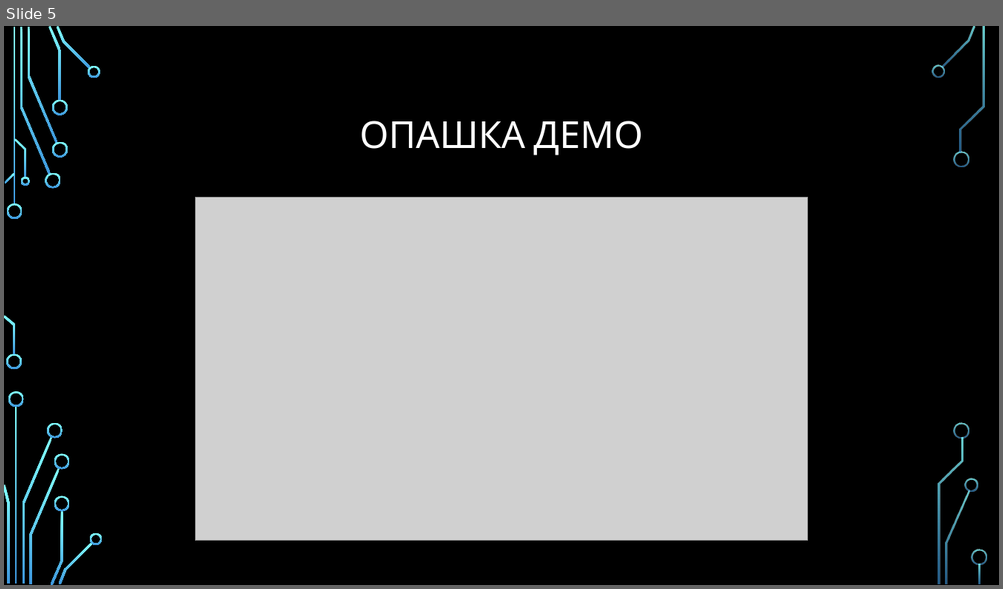
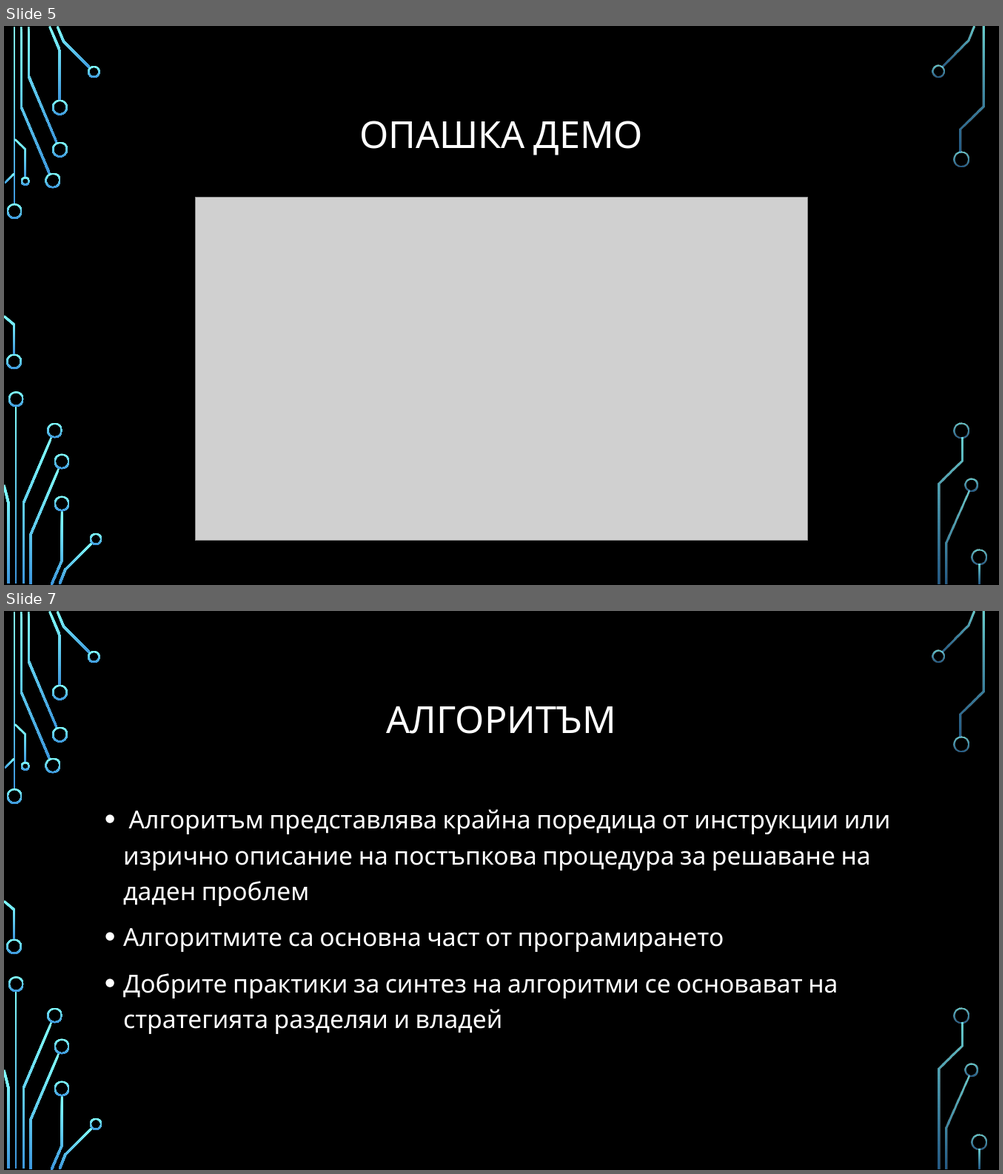
Before and after one commit to Bilyukov/java-course, a slide deck: 09.alorithms-and-data-structures.pptx. Shown one above the other, each under a label of ours: slide 5 before the commit, slides 5 and 7 after it; the slides between them are not shown. The pictures are 1003x589 and 1003x1174 pixels, drawn with LibreOffice and Linux fonts; fonts in the diff are those of the drawing; grey boxes stand for pictures; background and template pictures are left out. Boxes give left, top, right and bottom in pixels: in the first picture for what was removed or moved away, otherwise in the second. Text is boxed around its words. In the diff, an @@ line names an element or a change of style, - is before the commit and + after.

```diff
--- a/09.alorithms-and-data-structures.pptx
+++ b/09.alorithms-and-data-structures.pptx
@@ slide 7 added at (4, 611, 999, 1170), background picture (left out); not listed: 36 template elements that a slide beside it also shows @@
@@ title added at (387, 706, 616, 734), 36 pt, text #FFFFFF @@
+АЛГОРИТЪМ
@@ text added at (123, 809, 891, 1034), 24 pt, text #FFFFFF @@
+• Алгоритъм представлява крайна поредица от инструкции или изрично описание на постъпкова процедура за решаване на даден проблем
+• Алгоритмите са основна част от програмирането
+• Добрите практики за синтез на алгоритми се основават на стратегията разделяи и владей
```
Also in this commit, not shown: 17 other slides added, 7 other files.
